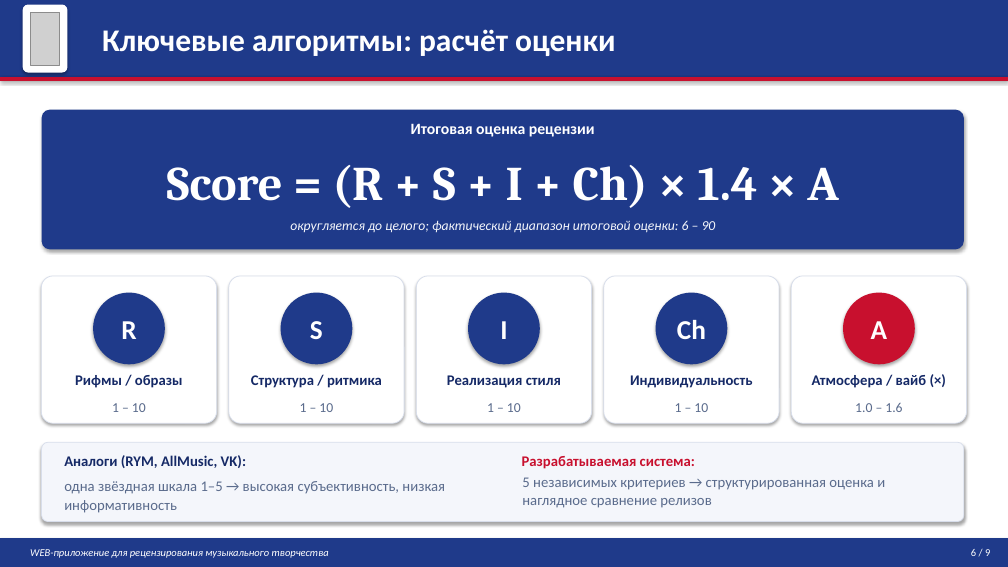
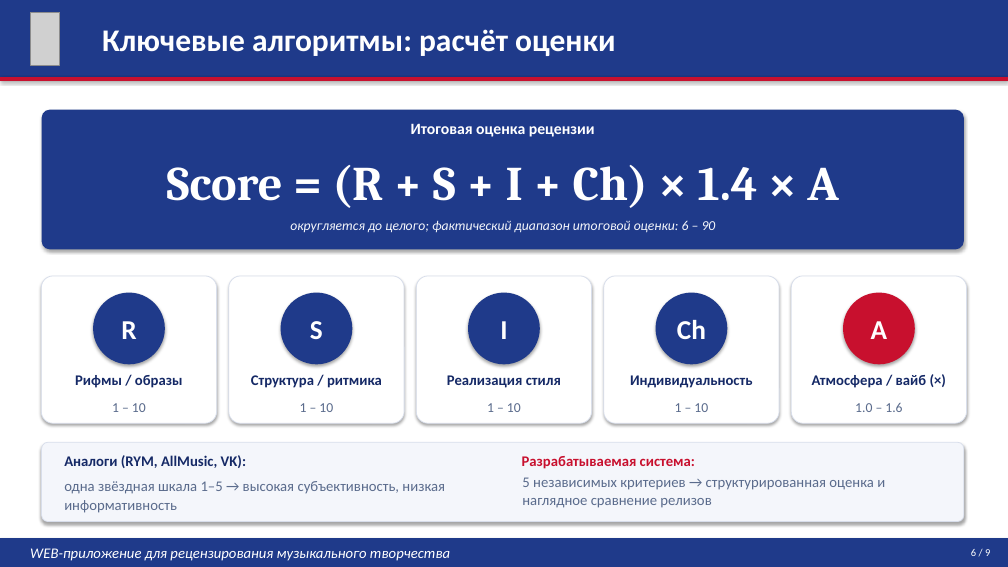
Before and after one commit to Afonk1n/vkr, a slide deck: slide 6 of Пояснительная записка/Презентация/presentation_v3.pptx. Drawn at 1008x567 pixels with LibreOffice and Linux fonts; fonts in the diff are those of the drawing; grey boxes stand for pictures. Boxes give left, top, right and bottom in pixels: in the first picture for what was removed or moved away, otherwise in the second. Text is boxed around its words. In the diff, an @@ line names an element or a change of style, - is before the commit and + after.

```diff
--- a/Пояснительная записка/Презентация/presentation_v3.pptx
+++ b/Пояснительная записка/Презентация/presentation_v3.pptx
@@ rounded rectangle removed at [23, 5, 67, 73] @@
@@ text "WEB-приложение для рецензирования музыкального творчества" at [30, 548, 450, 561]: size 10 to 14 pt @@
```
Also in this commit, not shown: 8 other slides changed, 4 other files.
